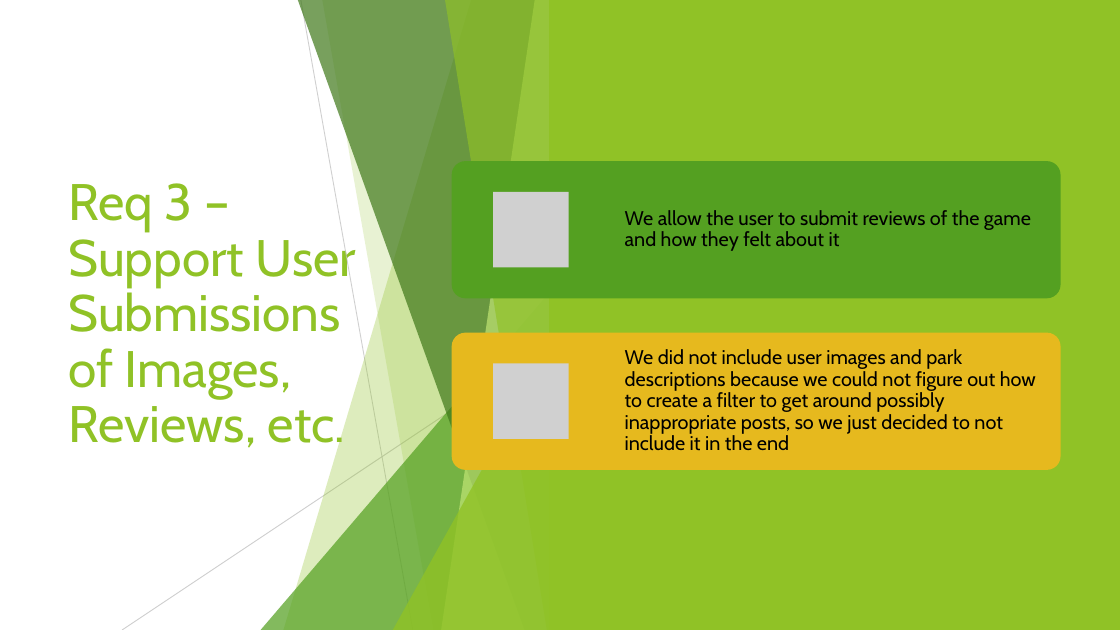
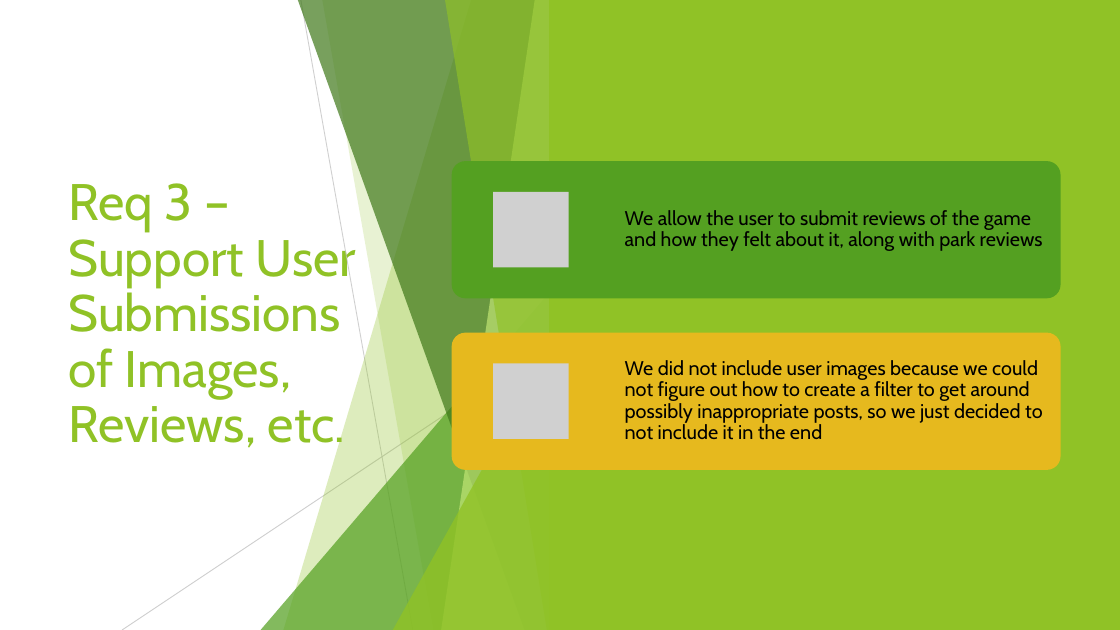
Before and after one commit to mason0100/educational_website, a slide deck: slide 4 of Algebra Marks the Spot Final Presentation.pptx. Drawn at 1120x630 pixels with LibreOffice and Linux fonts; fonts in the diff are those of the drawing; grey boxes stand for pictures. Boxes give left, top, right and bottom in pixels: in the first picture for what was removed or moved away, otherwise in the second. Text is boxed around its words. In the diff, an @@ line names an element or a change of style, - is before the commit and + after.

```diff
--- a/Algebra Marks the Spot Final Presentation.pptx
+++ b/Algebra Marks the Spot Final Presentation.pptx
@@ text at <box>625,210,1043,251</box>: text changed @@
-We allow the user to submit reviews of the game and how they felt about it
+We allow the user to submit reviews of the game and how they felt about it, along with park reviews
@@ text at <box>625,360,1043,440</box>: text changed @@
-We did not include user images and park descriptions because we could not figure out how to create a filter to get around possibly inappropriate posts, so we just decided to not include it in the end
+We did not include user images because we could not figure out how to create a filter to get around possibly inappropriate posts, so we just decided to not include it in the end
```
